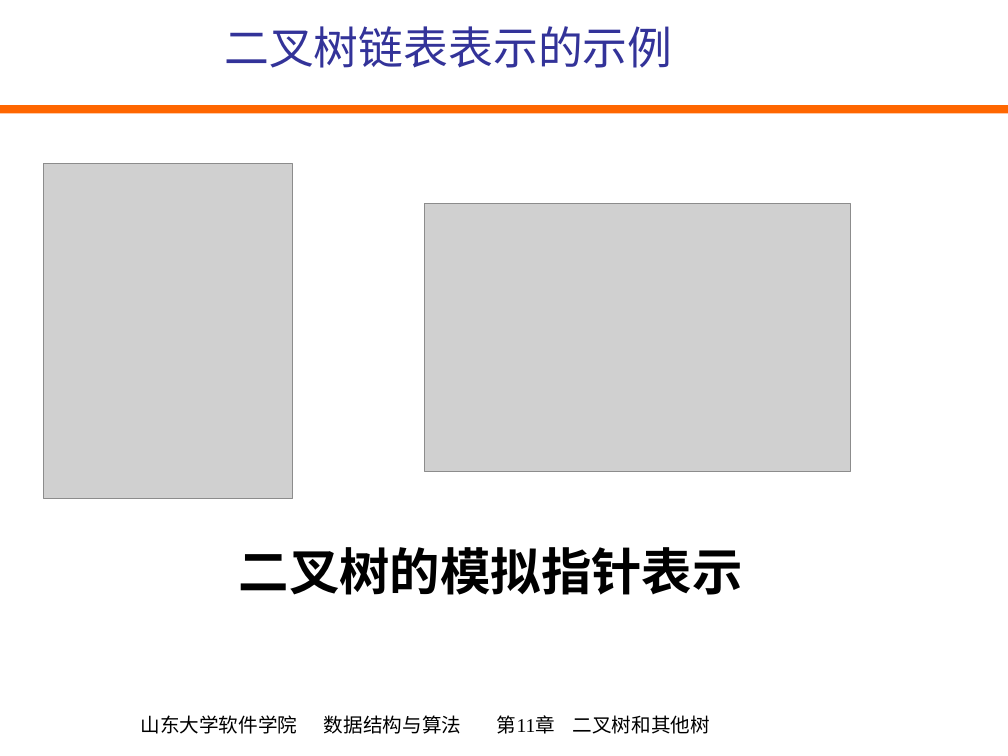
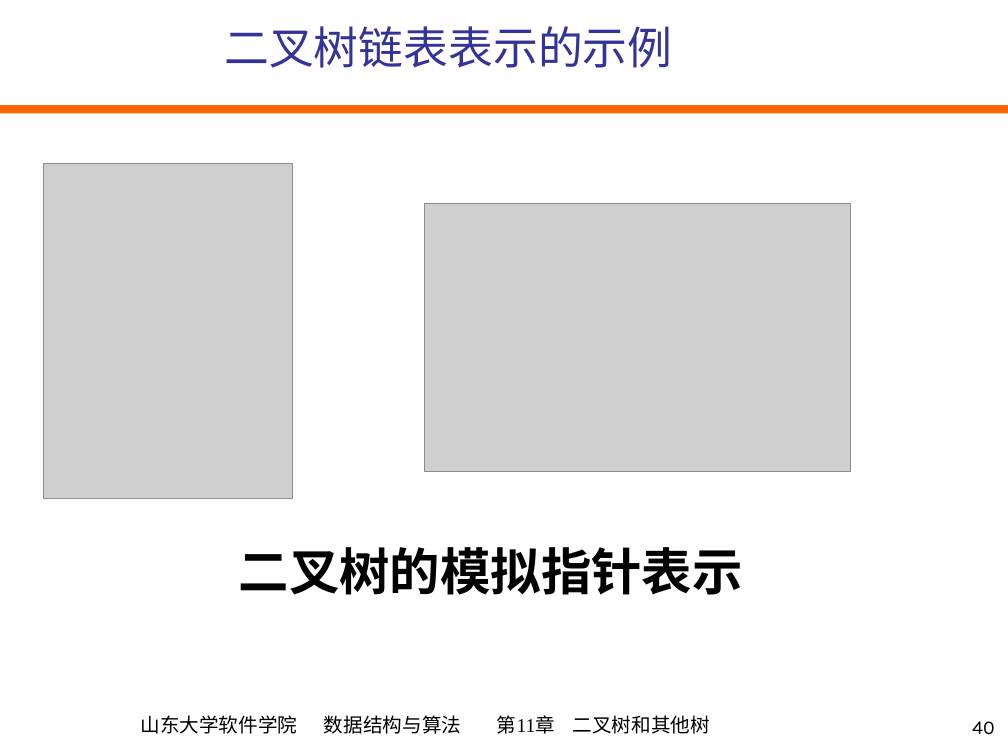
Before and after one commit to mannerth/data-structure-review, a slide deck: slide 40 of PPT/ch11.ppt. Drawn at 1008x756 pixels with LibreOffice and Linux fonts; fonts in the diff are those of the drawing; grey boxes stand for pictures. Boxes give left, top, right and bottom in pixels: in the first picture for what was removed or moved away, otherwise in the second. Text is boxed around its words. In the diff, an @@ line names an element or a change of style, - is before the commit and + after.

```diff
--- a/PPT/ch11.ppt
+++ b/PPT/ch11.ppt
@@ page number added at (x1=972, y1=721, x2=995, y2=735), 14 pt, text #000000 @@
+40
```
Also in this commit, not shown: 6 other slides changed, 13 other files.
